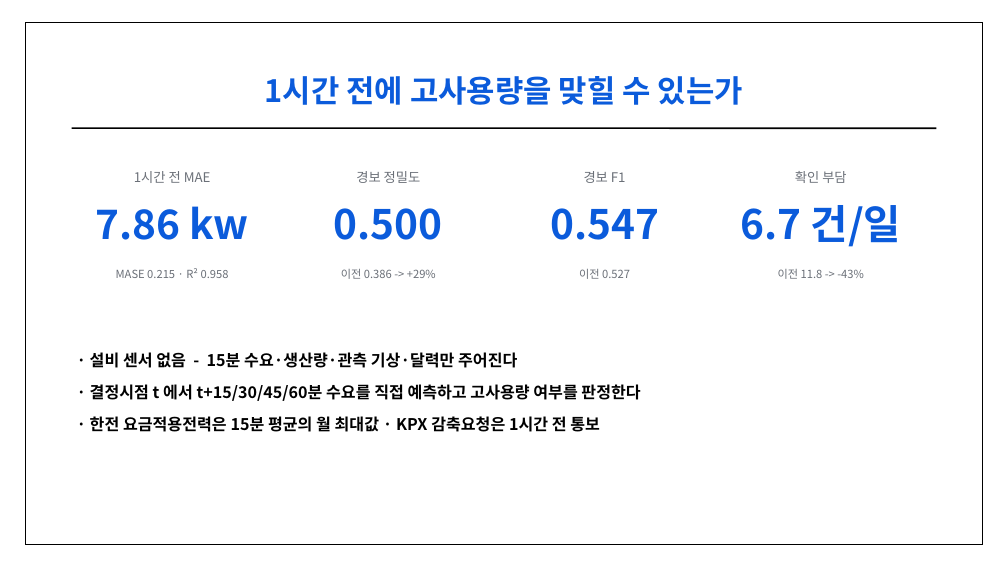
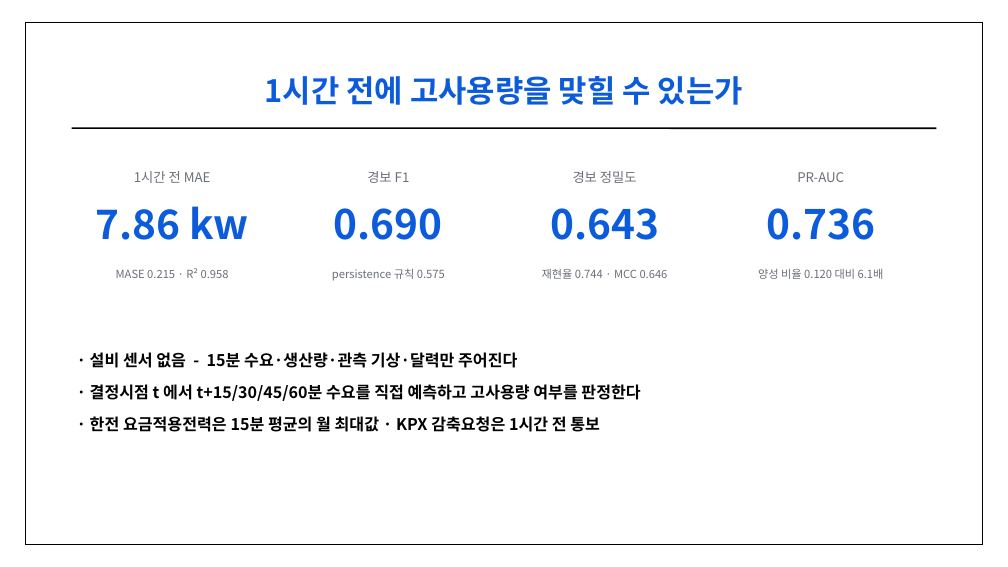
Before and after one commit to seokchu/2026_-, a slide deck: slide 2 of submission/발표자료_전력피크조기경보.pptx. Drawn at 1008x567 pixels with LibreOffice and Linux fonts; fonts in the diff are those of the drawing. Boxes give left, top, right and bottom in pixels: in the first picture for what was removed or moved away, otherwise in the second. Text is boxed around its words. In the diff, an @@ line names an element or a change of style, - is before the commit and + after.

```diff
--- a/submission/발표자료_전력피크조기경보.pptx
+++ b/submission/발표자료_전력피크조기경보.pptx
@@ text at (x1=367, y1=171, x2=410, y2=183): text changed @@
-경보 정밀도
+경보 F1
@@ text at (x1=573, y1=171, x2=637, y2=183): text changed @@
-경보 F1
+경보 정밀도
@@ text at (x1=797, y1=172, x2=844, y2=182): text changed @@
-확인 부담
+PR-AUC
@@ text at (x1=334, y1=208, x2=443, y2=240): text changed @@
-0.500
+0.690
@@ text at (x1=550, y1=208, x2=659, y2=240): text changed @@
-0.547
+0.643
@@ text at (x1=766, y1=208, x2=875, y2=240): text changed @@
-6.7 건/일
+0.736
@@ text at (x1=332, y1=269, x2=445, y2=281): text changed @@
-이전 0.386 -> +29%
+persistence 규칙 0.575
@@ text at (x1=542, y1=269, x2=668, y2=279): text changed @@
-이전 0.527
+재현율 0.744 · MCC 0.646
@@ text at (x1=758, y1=269, x2=884, y2=279): text changed @@
-이전 11.8 -> -43%
+양성 비율 0.120 대비 6.1배
```
Also in this commit, not shown: 2 other slides changed, 11 other files.
